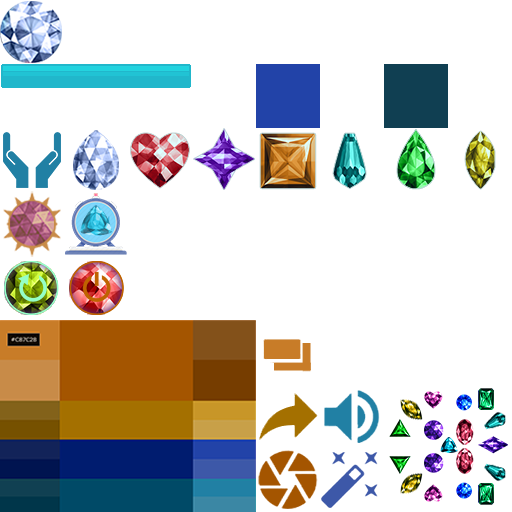
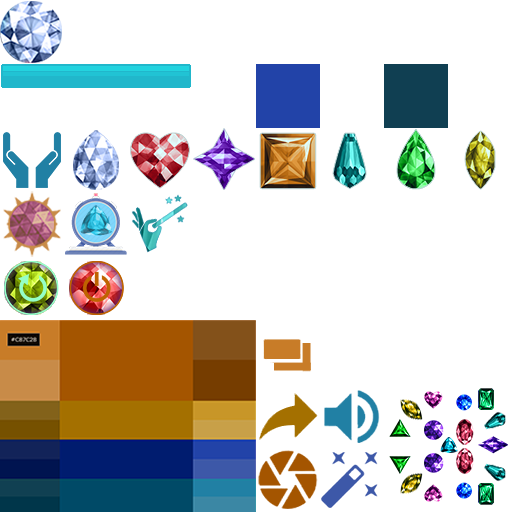
The second (512, 512) image is a revision of the first. Changes to its layers:
added layer "Палочка-камень" in group "Техобъекты" over [131, 194, 188, 253]
added layer "Волшебная палочка" in group "Техобъекты" over [131, 194, 188, 253]
